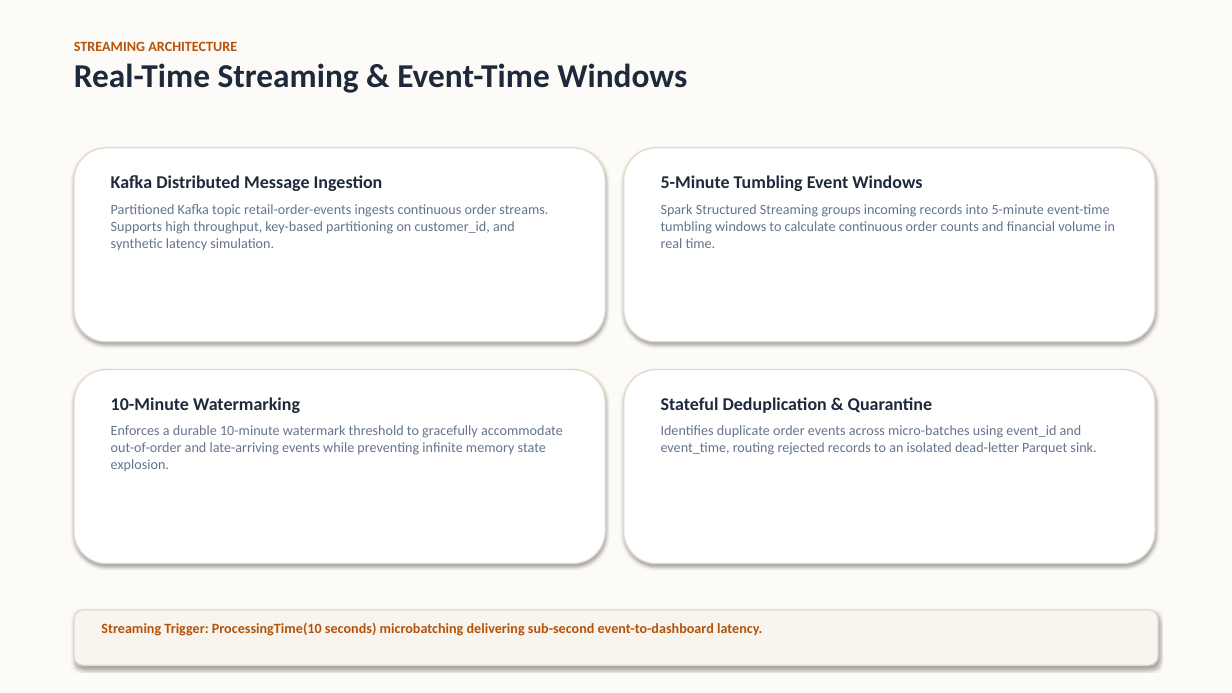
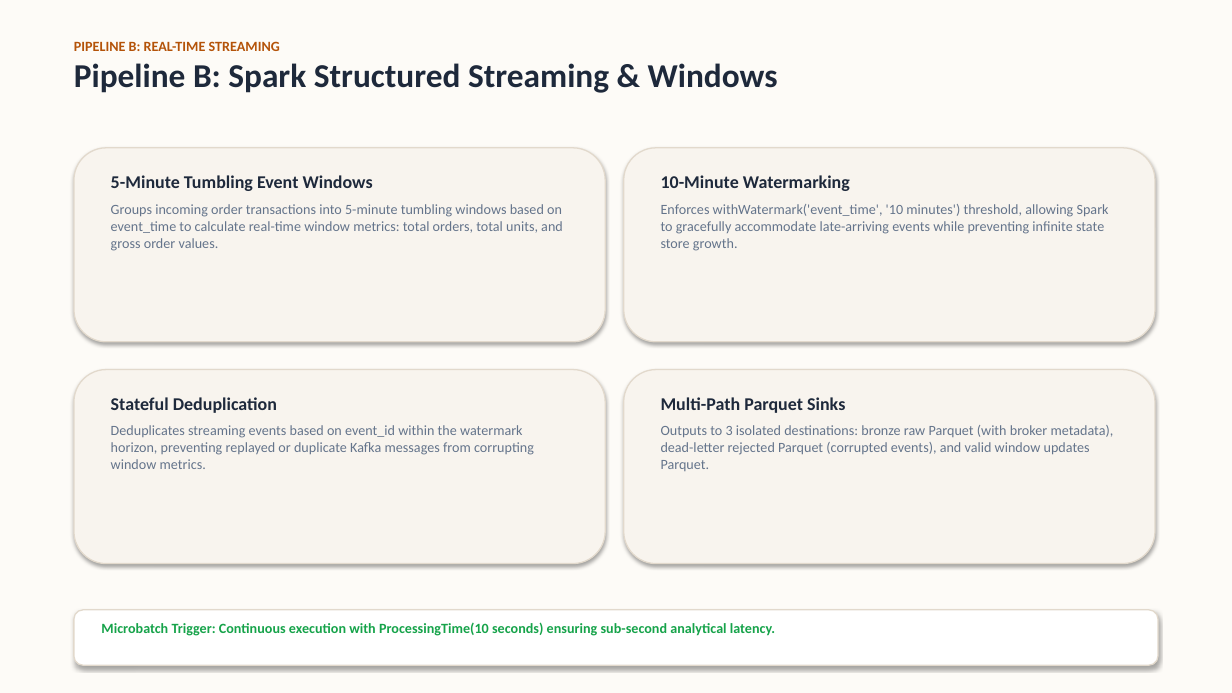
Before and after one commit to Yashchanna/PROJECT_NEXUS_Retail_Intelligence_Real-Time_Data_Analytics, a slide deck: slide 16 of PROJECT_NEXUS_Executive_Presentation.pptx (slide 12 before the commit). Drawn at 1232x693 pixels with LibreOffice and Linux fonts; fonts in the diff are those of the drawing. Boxes give left, top, right and bottom in pixels: in the first picture for what was removed or moved away, otherwise in the second. Text is boxed around its words. In the diff, an @@ line names an element or a change of style, - is before the commit and + after.

Commit message:
docs: restructure presentation into dual-pipeline flow with Pipeline A and Pipeline B deep-dives

```diff
--- a/PROJECT_NEXUS_Executive_Presentation.pptx
+++ b/PROJECT_NEXUS_Executive_Presentation.pptx
@@ text at (74,41,778,93): text changed @@
-STREAMING ARCHITECTURE
-Real-Time Streaming & Event-Time Windows
+PIPELINE B: REAL-TIME STREAMING
+Pipeline B: Spark Structured Streaming & Windows
@@ text at (111,175,563,251): text changed @@
-Kafka Distributed Message Ingestion
-Partitioned Kafka topic retail-order-events ingests continuous order streams. Supports high throughput, key-based partitioning on customer_id, and synthetic latency simulation.
+5-Minute Tumbling Event Windows
+Groups incoming order transactions into 5-minute tumbling windows based on event_time to calculate real-time window metrics: total orders, total units, and gross order values.
@@ text at (661,175,1109,251): text changed @@
-5-Minute Tumbling Event Windows
-Spark Structured Streaming groups incoming records into 5-minute event-time tumbling windows to calculate continuous order counts and financial volume in real time.
+10-Minute Watermarking
+Enforces withWatermark('event_time', '10 minutes') threshold, allowing Spark to gracefully accommodate late-arriving events while preventing infinite state store growth.
@@ fill #FFFFFF to #F8F4EE in 4 elements at (74,148,605,342), (624,148,1155,342), (74,370,605,564), (624,370,1155,564) @@
@@ text at (111,397,534,469): text changed @@
-10-Minute Watermarking
-Enforces a durable 10-minute watermark threshold to gracefully accommodate out-of-order and late-arriving events while preventing infinite memory state explosion.
+Stateful Deduplication
+Deduplicates streaming events based on event_id within the watermark horizon, preventing replayed or duplicate Kafka messages from corrupting window metrics.
@@ text at (661,397,1114,471): text changed @@
-Stateful Deduplication & Quarantine
-Identifies duplicate order events across micro-batches using event_id and event_time, routing rejected records to an isolated dead-letter Parquet sink.
+Multi-Path Parquet Sinks
+Outputs to 3 isolated destinations: bronze raw Parquet (with broker metadata), dead-letter rejected Parquet (corrupted events), and valid window updates Parquet.
@@ rounded rectangle at (74,610,1158,665): fill #F8F4EE to #FFFFFF @@
@@ text at (101,622,775,636): text changed; text colour #B45309 to #16A34A @@
-Streaming Trigger: ProcessingTime(10 seconds) microbatching delivering sub-second event-to-dashboard latency.
+Microbatch Trigger: Continuous execution with ProcessingTime(10 seconds) ensuring sub-second analytical latency.
```
Also in this commit, not shown: 12 other slides changed, 7 slides added, 7 slides removed, 3 other files.
